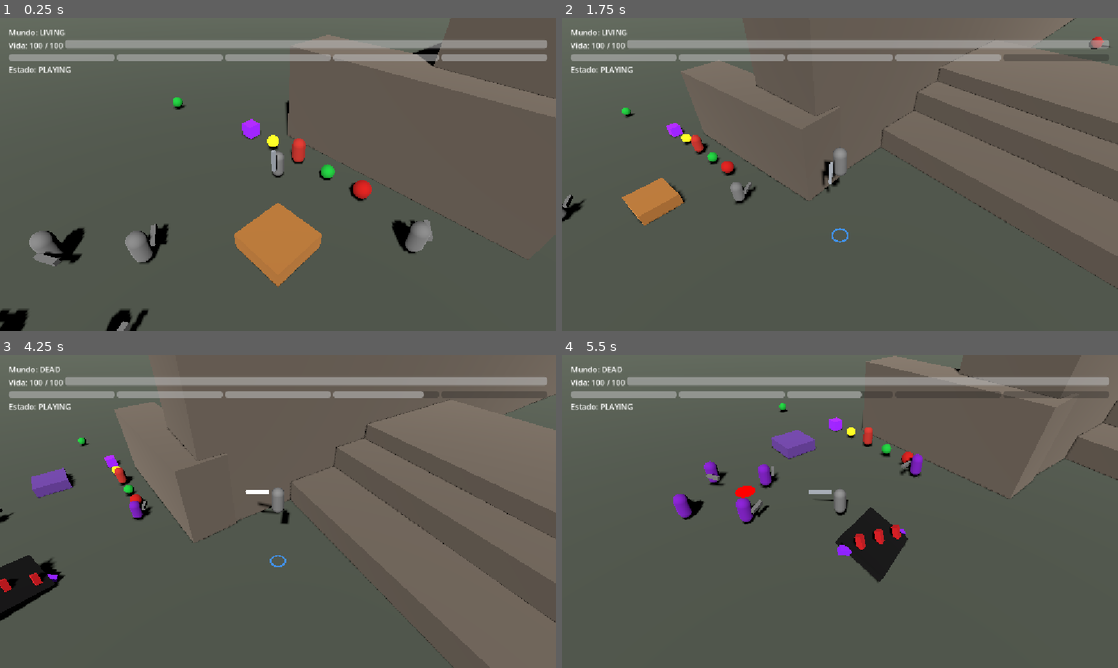
Above: before the commit, frames 1-4 (two rows, left to right).
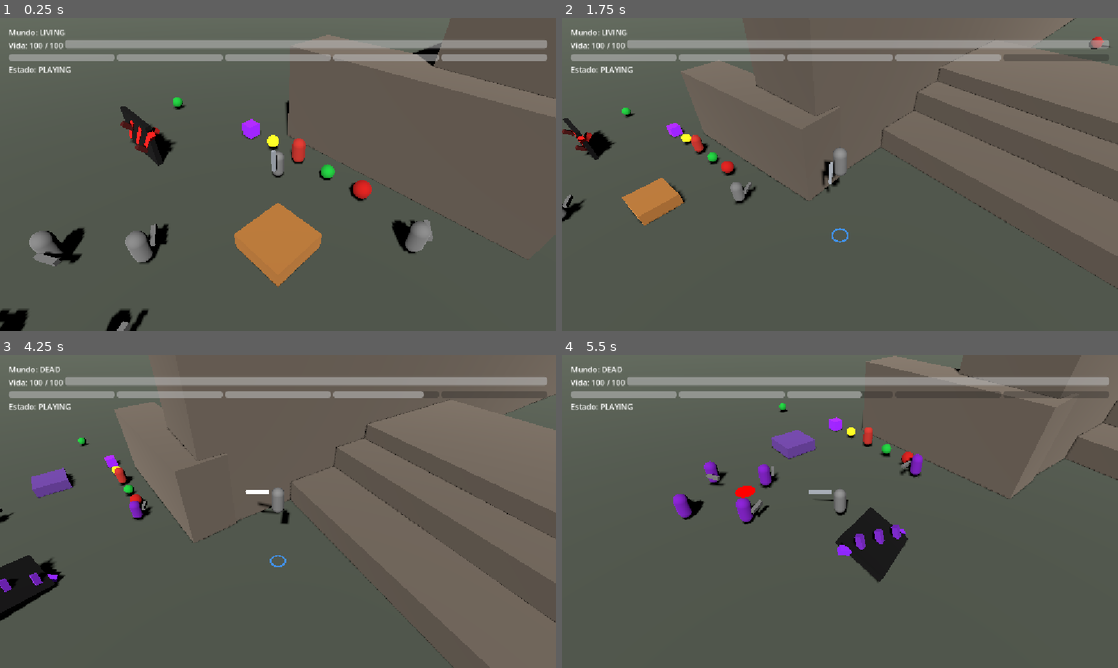
Above: after the commit, the same moments.

Repository: M1GUEs2000/Egoist-V2-Godot
Game: Godot game, scene res://world/test_scene.tscn
Same seed, same stepped clock (60 frames per second), same inputs: the game is played once before the commit and once after it.
Inputs (mouse positions are in pixels of both pictures, inside the frame that each line leads up to):
- Up to frame 1 (0.25 s): no input
- Up to frame 2 (1.75 s): move the mouse to (962, 158) at 0.52 s; press the mouse at (962, 158) at 0.53 s; hold D (move_right) 0.53-1.28 s; tap Space (jump) at 0.77, 1.52 s; move the mouse to (728, 190) at 1.27 s; release the mouse at (728, 190) at 1.28 s; hold S (move_down) from 1.28 s (still down); right-click (728, 190) at 1.35 s
- Up to frame 3 (4.25 s): move the mouse to (333, 442) at 2.02 s; release S (move_down) at 2.03 s; hold D (move_right) 2.03-2.78 s; hold Shift (dodge) 2.03-2.78 s; move the mouse to (250, 574) at 2.77 s; hold W (move_up) 2.78-3.53 s; tap T at 2.85 s; tap Space (jump) at 3.02, 3.77 s; move the mouse to (444, 558) at 3.52 s; press the mouse at (444, 558) at 3.53 s; hold A (move_left) from 3.53 s (still down)
- Up to frame 4 (5.5 s): move the mouse to (673, 464) at 4.27 s; release the mouse at (673, 464) at 4.28 s; right-click (673, 464) at 4.35 s; tap Space (jump) at 4.52 s; move the mouse to (867, 511) at 5.02 s; release A (move_left) at 5.03 s; hold S (move_down) from 5.03 s (still down); hold Shift (dodge) from 5.03 s (still down)

The runs differ from the first frame. In frame 1, 0.8% of the frame differs, in the area x 21-32%, y 28-48%; in frame 2, 0.5%; in frame 3, 0.1%; in frame 4, 0.2%.

Commit message:
feat(traversal): spike wall en ambos mundos + convencion tomate/morado
Convencion del proyecto, de ahora en adelante: TOMATE = mundo vivo,
MORADO = mundo muerto. Vive en World.world_color() / world_emission(),
nunca hardcodeada en un .tscn. Documentada en la boveda como
Gameplay/Traversal/Colores de mundo.md, y como regla madre de Traversal.

Sobre la spike wall existente: se pedia "hay una del mundo vivo, hace una
del muerto", pero el .tscn tenia affiliation = 1 (DEAD) y rayas moradas.
Solo el nombre (LivingSpikeWall), los docs y el material Mat_living_stripe
decian "vivo". Se resolvio a favor del .tscn: las tres instancias pasan a
DeadSpikeWall y se agrega la instancia viva que faltaba.

- SpikeWall gana un export raiz `world: World.Kind` que manda sobre el
  affiliation del WorldMembership hijo. Una instancia cambia de mundo con
  UNA linea en el .tscn, sin hacer editable el nodo hijo (mismo patron que
  GroundedEnemy.hostility en test_scene).
- Una sola escena para los dos mundos: _paint_world_colors() genera rayas y
  pinchos desde World.world_color(world). Los materiales del .tscn quedan
  como preview de editor (renombrado Mat_living_stripe -> Mat_stripe_preview).
- Los pinchos ahora toman el color del mundo. Antes eran rojos siempre, y
  rojo-peligro se lee igual que tomate-vivo: una pared del mundo muerto
  parecia del vivo.
- WorldMembership.refresh(): el _ready del modulo hijo corre antes que el del
  dueno, asi que quien setea affiliation por codigo necesita re-evaluar.
- test_scene: DeadSpikeWall 1-3 (morado, world = 1) + LivingSpikeWall nueva
  (tomate, world = 0) cerca del spawn.

NO se corrio la verificacion headless que exige METODOLOGIA.md: no hay Godot
en esta maquina. Sin probar: que `world = 1` como override de enum en el
.tscn cargue, y que find_children("Stripe*") matchee. La spike wall sigue
en E1 hasta que pase el --import y se pruebe jugando.

Co-Authored-By: Claude Opus 4.8 <noreply@anthropic.com>

Diff:
--- a/core/world.gd
+++ b/core/world.gd
@@ -14,6 +14,25 @@
 ## Tiempo que tarda en subir un launch (jugador y enemigos comparten el mismo feel).
 const LAUNCH_RISE_TIME := 0.15
 
+# ---- Convención de color de los mundos (greybox, hasta que haya arte) ----
+## TOMATE = vivo, MORADO = muerto. Regla del proyecto: toda pieza que exista en los dos
+## mundos se tiñe desde acá y NO hardcodea el color en su .tscn — el día que cambie la
+## paleta, cambia en un solo lugar. Ver bóveda Gameplay/Traversal.
+## Los valores salen de las piezas que fijaron la convención: TomatoLaunchBlock (vivo)
+## y PurpleDashBlock (muerto).
+const COLOR_LIVING := Color(0.9, 0.1, 0.08)
+const COLOR_LIVING_EMISSION := Color(0.7, 0.05, 0.03)
+const COLOR_DEAD := Color(0.55, 0.15, 0.9)
+const COLOR_DEAD_EMISSION := Color(0.35, 0.05, 0.8)
+
+## Color base de una pieza segun el mundo al que pertenece.
+static func world_color(kind: Kind) -> Color:
+	return COLOR_LIVING if kind == Kind.LIVING else COLOR_DEAD
+
+## Color de emision (glow) para el mismo mundo.
+static func world_emission(kind: Kind) -> Color:
+	return COLOR_LIVING_EMISSION if kind == Kind.LIVING else COLOR_DEAD_EMISSION
+
 ## Reloj del juego en segundos (equivale a Time.time de Unity).
 static func now() -> float:
 	return Time.get_ticks_msec() / 1000.0
--- a/core/world_membership.gd
+++ b/core/world_membership.gd
@@ -32,6 +32,12 @@
 	_shift_left = shift_interval
 	_on_world_changed(WorldManager.current)
 
+## Re-evalúa la afiliación contra el mundo actual y vuelve a emitir `changed`. Lo llama
+## el dueño cuando setea `affiliation` por código: su `_ready` corre DESPUÉS del de este
+## módulo, así que sin esto el módulo se quedaría con la afiliación vieja (ver SpikeWall).
+func refresh() -> void:
+	_on_world_changed(WorldManager.current)
+
 func _process(delta: float) -> void:
 	if mode != Mode.TIMED or shift_interval <= 0.0:
 		return
--- a/world/blocks/spike_wall.gd
+++ b/world/blocks/spike_wall.gd
@@ -1,11 +1,23 @@
 class_name SpikeWall extends StaticBody3D
 ## Pared de pinchos: al tocarla stunea, rebota perpendicularmente y restaura recursos aereos.
+## La misma escena sirve para los dos mundos: `world` decide en cuál aparece y de qué color
+## se pinta (tomate = vivo, morado = muerto — la convención vive en World.world_color).
+## Se instancia una vez por mundo en test_scene; no hay dos .tscn.
+
+## En qué mundo existe esta pared. Manda sobre el `affiliation` del WorldMembership hijo:
+## se setea acá para que una instancia pueda cambiar de mundo con UNA línea en el .tscn
+## (override de propiedad raíz), sin tener que hacer editable el nodo hijo.
+@export var world := World.Kind.LIVING
 
 @export var stun_duration := 0.45
 @export var stun_power := 2.0
 @export var push_horizontal_speed := 9.0
 @export var push_vertical_speed := 5.5
 @export var hit_cooldown := 0.35
+
+## Cuánto más oscuros son los pinchos traseros respecto de los delanteros.
+const BACK_SPIKE_DIM := 0.4
+const STRIPE_EMISSION_ENERGY := 0.35
 
 var _last_hit_time := -999.0
 
@@ -18,9 +30,36 @@
 	_trigger.collision_layer = 0
 	_trigger.collision_mask = World.LAYER_PLAYER
 	_trigger.body_entered.connect(_on_body_entered)
+	_paint_world_colors()
 	if _membership != null:
+		_membership.affiliation = world
 		_membership.changed.connect(_on_membership_changed)
-		_on_membership_changed(_membership.is_active)
+		_membership.refresh()  # el _ready del módulo ya corrió con la afiliación vieja
+
+## Rayas y pinchos toman el color del mundo: la pared se lee de un vistazo como "esta es
+## del mundo vivo/muerto". Los materiales se generan por código (los del .tscn son solo
+## preview de editor) para que el color no quede duplicado en la escena.
+func _paint_world_colors() -> void:
+	var base := World.world_color(world)
+	_apply_material(_stripe_material(base), "Stripe*")
+	_apply_material(_flat_material(base), "SpikeFront*")
+	_apply_material(_flat_material(base * BACK_SPIKE_DIM), "SpikeBack*")
+
+func _apply_material(material: StandardMaterial3D, pattern: String) -> void:
+	for mesh in find_children(pattern, "MeshInstance3D"):
+		(mesh as MeshInstance3D).set_surface_override_material(0, material)
+
+func _stripe_material(base: Color) -> StandardMaterial3D:
+	var material := _flat_material(base)
+	material.emission_enabled = true
+	material.emission = World.world_emission(world)
+	material.emission_energy_multiplier = STRIPE_EMISSION_ENERGY
+	return material
+
+func _flat_material(base: Color) -> StandardMaterial3D:
+	var material := StandardMaterial3D.new()
+	material.albedo_color = Color(base.r, base.g, base.b, 1.0)
+	return material
 
 func _on_body_entered(body: Node3D) -> void:
 	if _membership != null and not _membership.is_active:
--- a/world/blocks/spike_wall.tscn
+++ b/world/blocks/spike_wall.tscn
@@ -93,4 +93,3 @@
 
 [node name="WorldMembership" type="Node" parent="." unique_id=806684307]
 script = ExtResource("2_membership")
-affiliation = 1
--- a/world/test_scene.tscn
+++ b/world/test_scene.tscn
@@ -277,14 +277,21 @@
 [node name="BreakableWall" parent="." unique_id=931707207 instance=ExtResource("10_breakable_wall")]
 transform = Transform3D(1, 0, 0, 0, 1, 0, 0, 0, 1, 0, 0, -4.5)
 
-[node name="LivingSpikeWall" parent="." unique_id=1147645952 instance=ExtResource("13_spike_wall")]
+[node name="DeadSpikeWall" parent="." unique_id=1147645952 instance=ExtResource("13_spike_wall")]
 transform = Transform3D(0.3365483, -0.8794717, -0.3365483, 0.15660828, 0.4046937, -0.9009425, 0.9285525, 0.25050426, 0.27393153, 11.759314, 0.47619557, 7.1672754)
-
-[node name="LivingSpikeWall2" parent="." unique_id=457786635 instance=ExtResource("13_spike_wall")]
+world = 1
+
+[node name="DeadSpikeWall2" parent="." unique_id=457786635 instance=ExtResource("13_spike_wall")]
 transform = Transform3D(1.0204163, -0.26526126, -0.94995564, -0.7300193, 3.1886072, -0.15015295, 3.1385067, 0.82791656, 0.27393147, 37.66935, 4.9999714, -118.726166)
-
-[node name="LivingSpikeWall3" parent="." unique_id=155930929 instance=ExtResource("13_spike_wall")]
+world = 1
+
+[node name="DeadSpikeWall3" parent="." unique_id=155930929 instance=ExtResource("13_spike_wall")]
 transform = Transform3D(1.0204163, -0.26526126, -0.94995564, -0.7300193, 3.1886072, -0.15015295, 3.1385067, 0.82791656, 0.27393147, 49.512863, 8.91449, -130.23918)
+world = 1
+
+[node name="LivingSpikeWall" parent="." instance=ExtResource("13_spike_wall")]
+transform = Transform3D(1, 0, 0, 0, 1, 0, 0, 0, 1, -8.5, 0, 5)
+world = 0
 
 [node name="GroundedEnemy" parent="." unique_id=295057239 instance=ExtResource("12_enemy")]
 transform = Transform3D(0.866025, 0, 0.5, 0, 1, 0, -0.5, 0, 0.866025, 8.785327, 0.1, -0.57565784)
Not shown: 2 places in world/blocks/spike_wall.tscn that only renumber resources
Not shown, changed: obsidian/Gameplay/Traversal/Bloques.md
Not shown, added: obsidian/Gameplay/Traversal/Colores de mundo.md
Not shown, changed: obsidian/Gameplay/Traversal/Traversal.md
